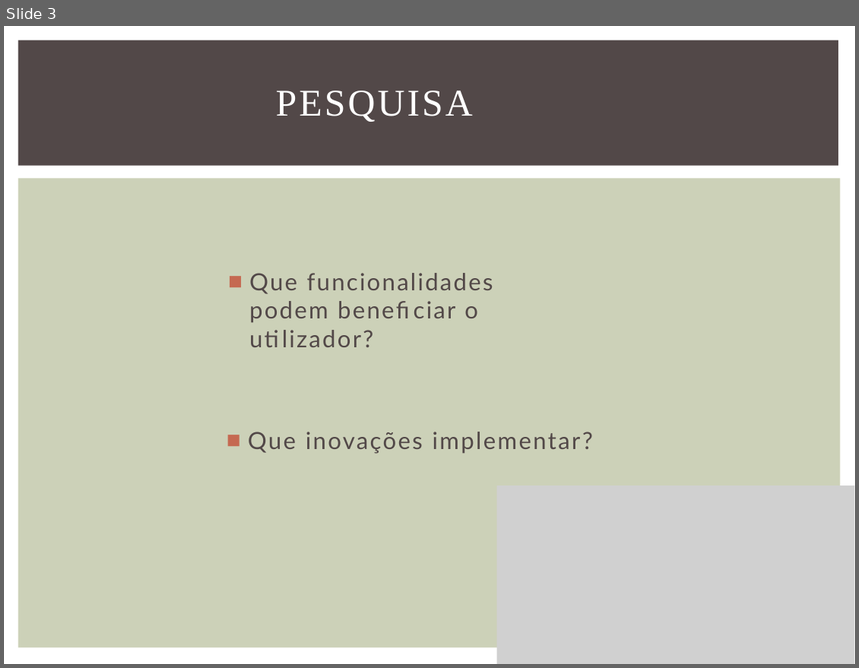
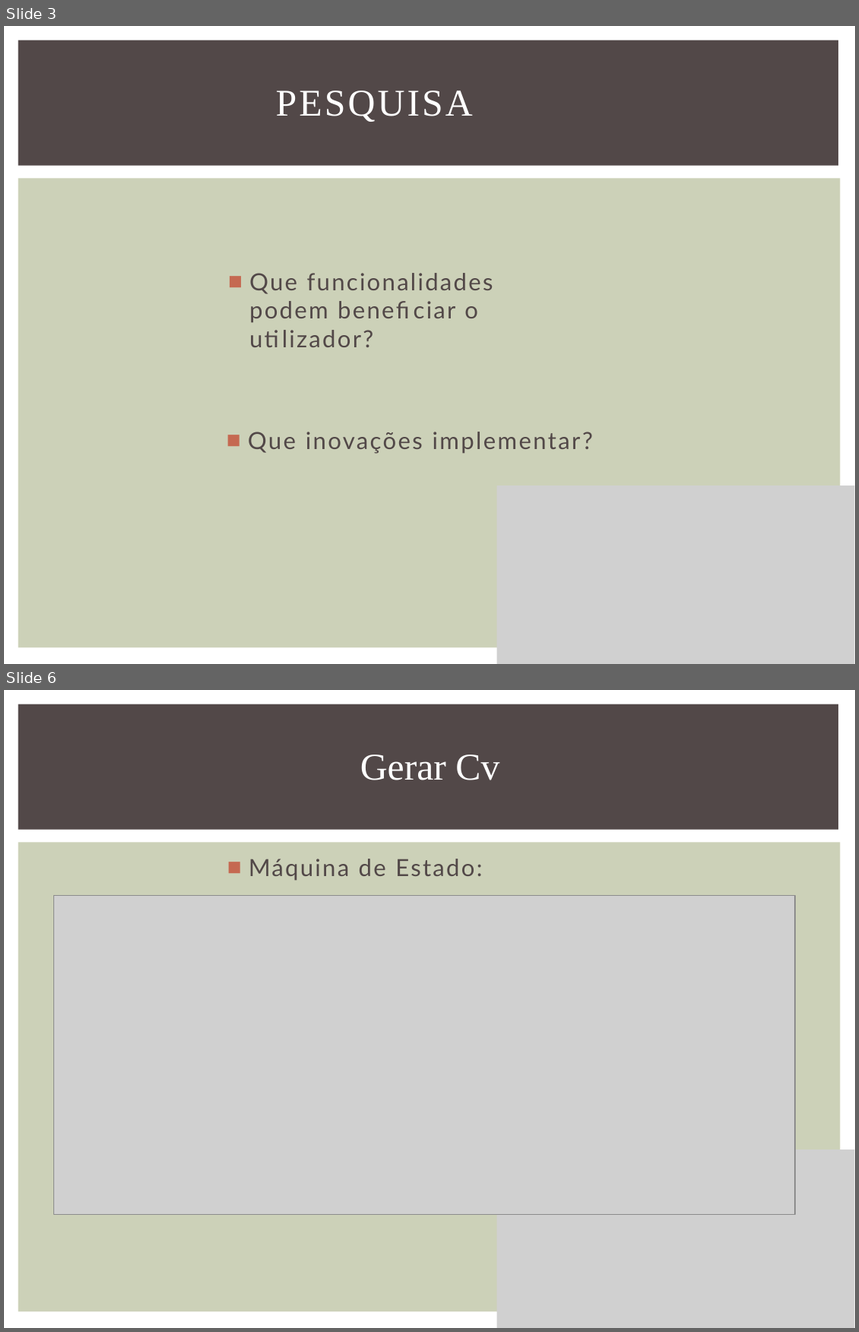
Before and after one commit to ricardobranco/LI4, a slide deck: Relatorios/apr-3-PL3-20.pptx. Shown one above the other, each under a label of ours: slide 3 before the commit, slides 3 and 6 after it; the slides between them are not shown. The pictures are 859x668 and 859x1332 pixels, drawn with LibreOffice and Linux fonts; fonts in the diff are those of the drawing; grey boxes stand for pictures. Boxes give left, top, right and bottom in pixels: in the first picture for what was removed or moved away, otherwise in the second. Text is boxed around its words. In the diff, an @@ line names an element or a change of style, - is before the commit and + after.

```diff
--- a/Relatorios/apr-3-PL3-20.pptx
+++ b/Relatorios/apr-3-PL3-20.pptx
@@ slide 6 added at box(4, 690, 855, 1328), background #FFFFFF; not listed: 2 template elements that a slide beside it also shows @@
@@ title added at box(360, 755, 500, 780), 32 pt, text #FFFFFF @@
+Gerar Cv
@@ text added at box(249, 859, 482, 881), 20 pt, text #524848 @@
+■ Máquina de Estado:
@@ picture added at box(53, 896, 794, 1215) @@
@@ picture added at box(496, 1150, 854, 1328) @@
```
Also in this commit, not shown: 1 slide changed, 3 other slides added.
